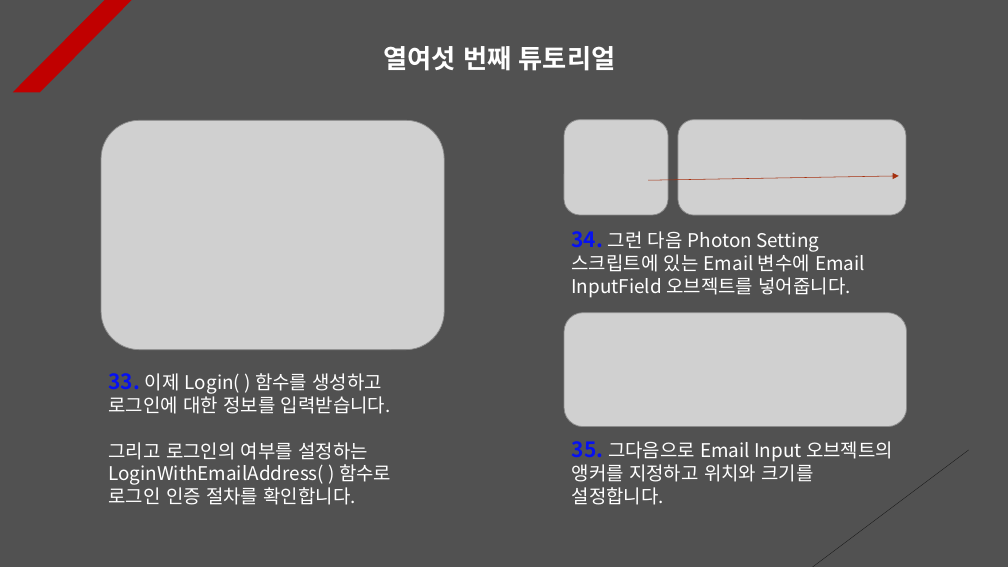
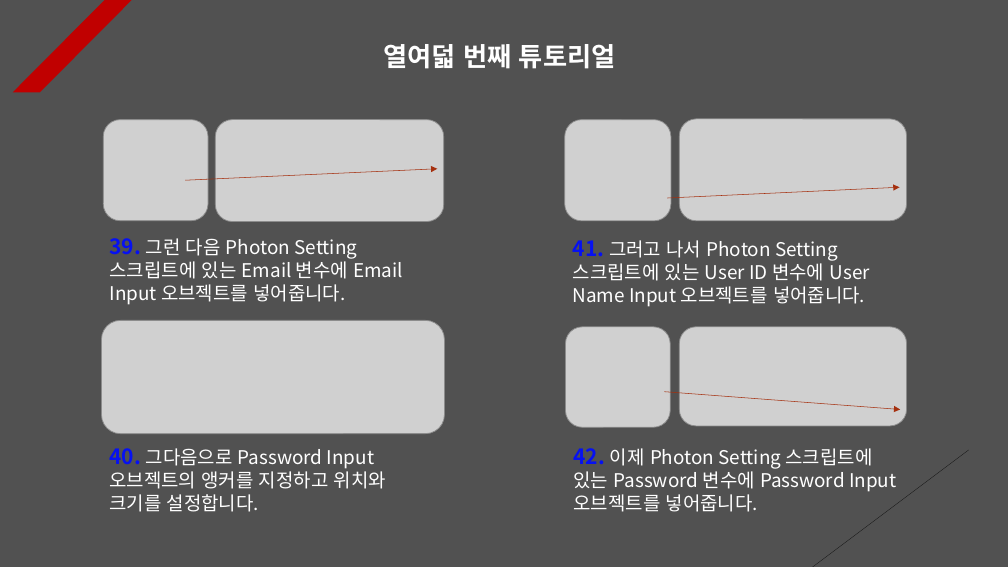
Before and after one commit to Unity2033/3D-UnityEngine, a slide deck: slide 18 of Assets/Class/Photon Server/PPT Data/Photon PlayFab.pptx (slide 16 before the commit). Drawn at 1008x567 pixels with LibreOffice and Linux fonts; fonts in the diff are those of the drawing; grey boxes stand for pictures. Boxes give left, top, right and bottom in pixels: in the first picture for what was removed or moved away, otherwise in the second. Text is boxed around its words. In the diff, an @@ line names an element or a change of style, - is before the commit and + after.

Commit message:
Photon Server Renewal
- Delete unnecessary game objects
  and code

- User nickname set to be saved
  when signing up for membership

- Photon Server PPT Data Update

- Fixed the problem of membership
  registration failure

```diff
--- a/Assets/Class/Photon Server/PPT Data/Photon PlayFab.pptx
+++ b/Assets/Class/Photon Server/PPT Data/Photon PlayFab.pptx
@@ text at [384,44,615,69]: text changed @@
-열여섯 번째 튜토리얼
+열여덟 번째 튜토리얼
@@ picture added at [104,119,209,221] @@
@@ picture added at [216,119,444,222] @@
@@ picture: place and size @@
-picture at [564,119,668,215]
+picture at [565,119,671,221]
@@ picture: place and size @@
-picture at [678,119,907,215]
+picture at [680,119,907,221]
@@ picture removed at [101,120,445,349] @@
@@ arrow added from (185, 180) to (437, 169), #A5300F 0.5 pt dashed @@
@@ arrow moved from (648, 180) - (899, 176) to (668, 198) - (900, 188) @@
@@ text added at [110,238,403,305], 18 pt, text #FFFFFF @@
+39. 그런 다음 Photon Setting 스크립트에 있는 Email 변수에 Email Input 오브젝트를 넣어줍니다.
@@ text at [573,240,870,307]: text changed @@
-34. 그런 다음 Photon Setting 스크립트에 있는 Email 변수에 Email InputField 오브젝트를 넣어줍니다.
+41. 그러고 나서 Photon Setting 스크립트에 있는 User ID 변수에 User Name Input 오브젝트를 넣어줍니다.
@@ picture added at [101,321,445,434] @@
@@ picture added at [566,327,671,427] @@
@@ picture: place and size @@
-picture at [564,313,907,427]
+picture at [680,327,907,426]
@@ text removed at [109,373,391,505] @@
-33. 이제 Login( ) 함수를 생성하고 로그인에 대한 정보를 입력받습니다.
-그리고 로그인의 여부를 설정하는 LoginWithEmailAddress( ) 함수로 로그인 인증 절차를 확인합니다.
@@ arrow added from (665, 392) to (901, 410), #A5300F 0.5 pt dashed @@
@@ text at [109,448,386,512]: text changed @@
-35. 그다음으로 Email Input 오브젝트의 앵커를 지정하고 위치와 크기를 설정합니다.
+40. 그다음으로 Password Input 오브젝트의 앵커를 지정하고 위치와 크기를 설정합니다.
@@ text added at [574,448,896,512], 18 pt, text #FFFFFF @@
+42. 이제 Photon Setting 스크립트에 있는 Password 변수에 Password Input 오브젝트를 넣어줍니다.
```
Also in this commit, not shown: 7 other slides changed, 3 slides added, 9 other files.
